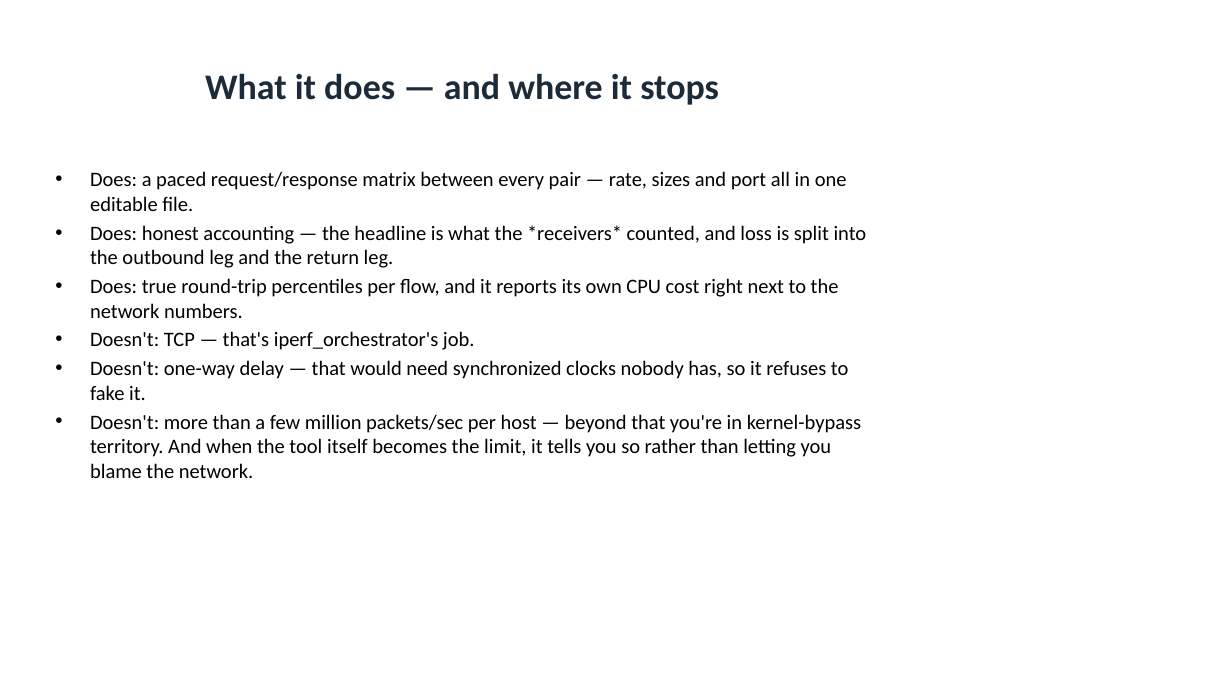
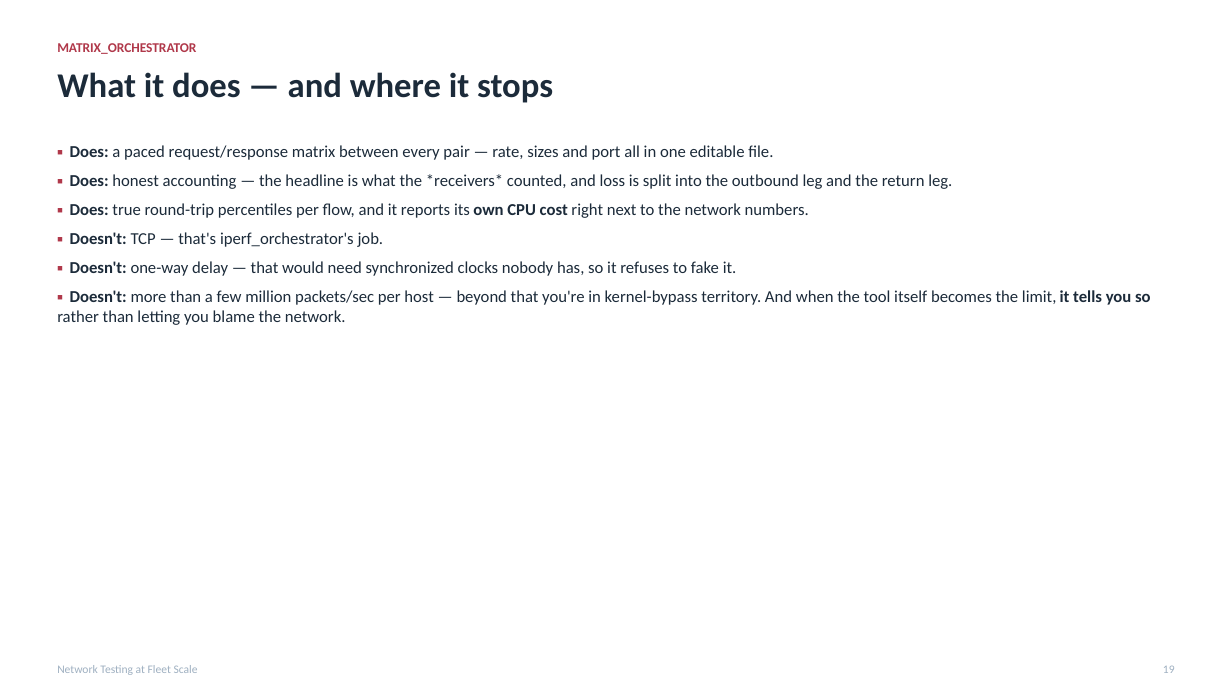
Before and after one commit to MartinGallagher-code/presentations, a slide deck: slide 19 of network-testing/network_testing.pptx. Drawn at 1232x693 pixels with LibreOffice and Linux fonts; fonts in the diff are those of the drawing. Boxes give left, top, right and bottom in pixels: in the first picture for what was removed or moved away, otherwise in the second. Text is boxed around its words. In the diff, an @@ line names an element or a change of style, - is before the commit and + after.

```diff
--- a/network-testing/network_testing.pptx
+++ b/network-testing/network_testing.pptx
@@ text added at box(57, 43, 196, 54), 10.5 pt, text #B0384A, bold @@
+MATRIX_ORCHESTRATOR
@@ text "What it does — and ...": place and size @@
-text "What it does — and ..." at box(205, 73, 719, 105)
+text "What it does — and ..." at box(57, 72, 553, 103)
@@ text "What it does — and ..." at box(57, 72, 553, 103): size 28 to 27 pt; alignment centre to left; vertical alignment middle to top @@
@@ text at box(57, 145, 1151, 325): text changed; size 16 to 13 pt; text colour #000000 to #1C2B3A @@
-• Does: a paced request/response matrix between every pair — rate, sizes and port all in one editable file.
-• Does: honest accounting — the headline is what the *receivers* counted, and loss is split into the outbound leg and the return leg.
-• Does: true round-trip percentiles per flow, and it reports its own CPU cost right next to the network numbers.
-• Doesn't: TCP — that's iperf_orchestrator's job.
-• Doesn't: one-way delay — that would need synchronized clocks nobody has, so it refuses to fake it.
-• Doesn't: more than a few million packets/sec per host — beyond that you're in kernel-bypass territory. And when the tool itself becomes the limit, it tells you so rather than letting you blame the network.
+▪ Does: a paced request/response matrix between every pair — rate, sizes and port all in one editable file.
+▪ Does: honest accounting — the headline is what the *receivers* counted, and loss is split into the outbound leg and the return leg.
+▪ Does: true round-trip percentiles per flow, and it reports its own CPU cost right next to the network numbers.
+▪ Doesn't: TCP — that's iperf_orchestrator's job.
+▪ Doesn't: one-way delay — that would need synchronized clocks nobody has, so it refuses to fake it.
+▪ Doesn't: more than a few million packets/sec per host — beyond that you're in kernel-bypass territory. And when the tool itself becomes the limit, it tells you so rather than letting you blame the network.
@@ text added at box(57, 665, 198, 675), 9 pt, text #9FB0C1 @@
+Network Testing at Fleet Scale
@@ text added at box(1163, 665, 1175, 673), 9 pt, text #9FB0C1 @@
+19
```
Also in this commit, not shown: 33 other slides changed, 1 slide added, 1 slide removed, 2 other files.
